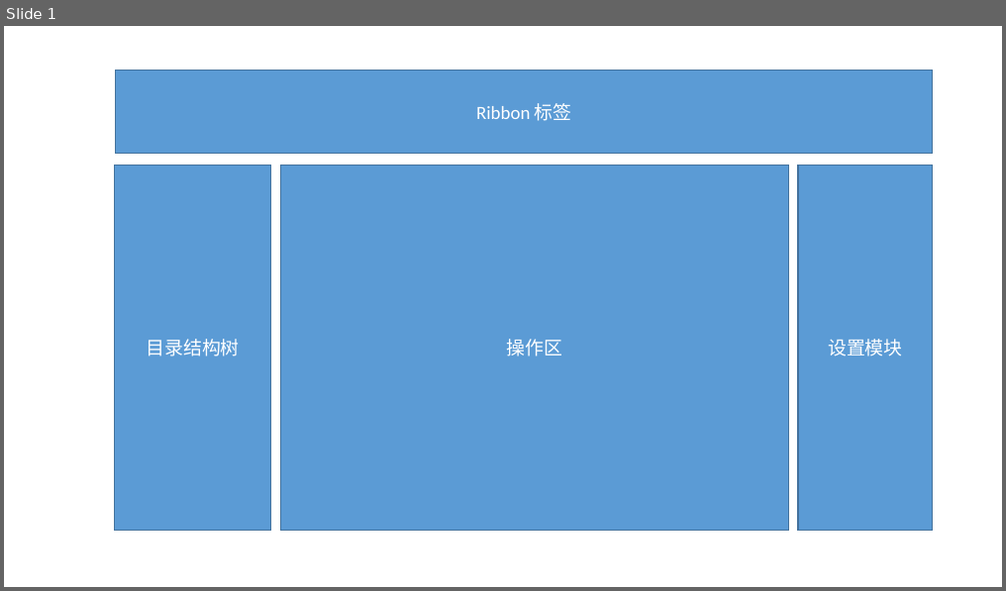
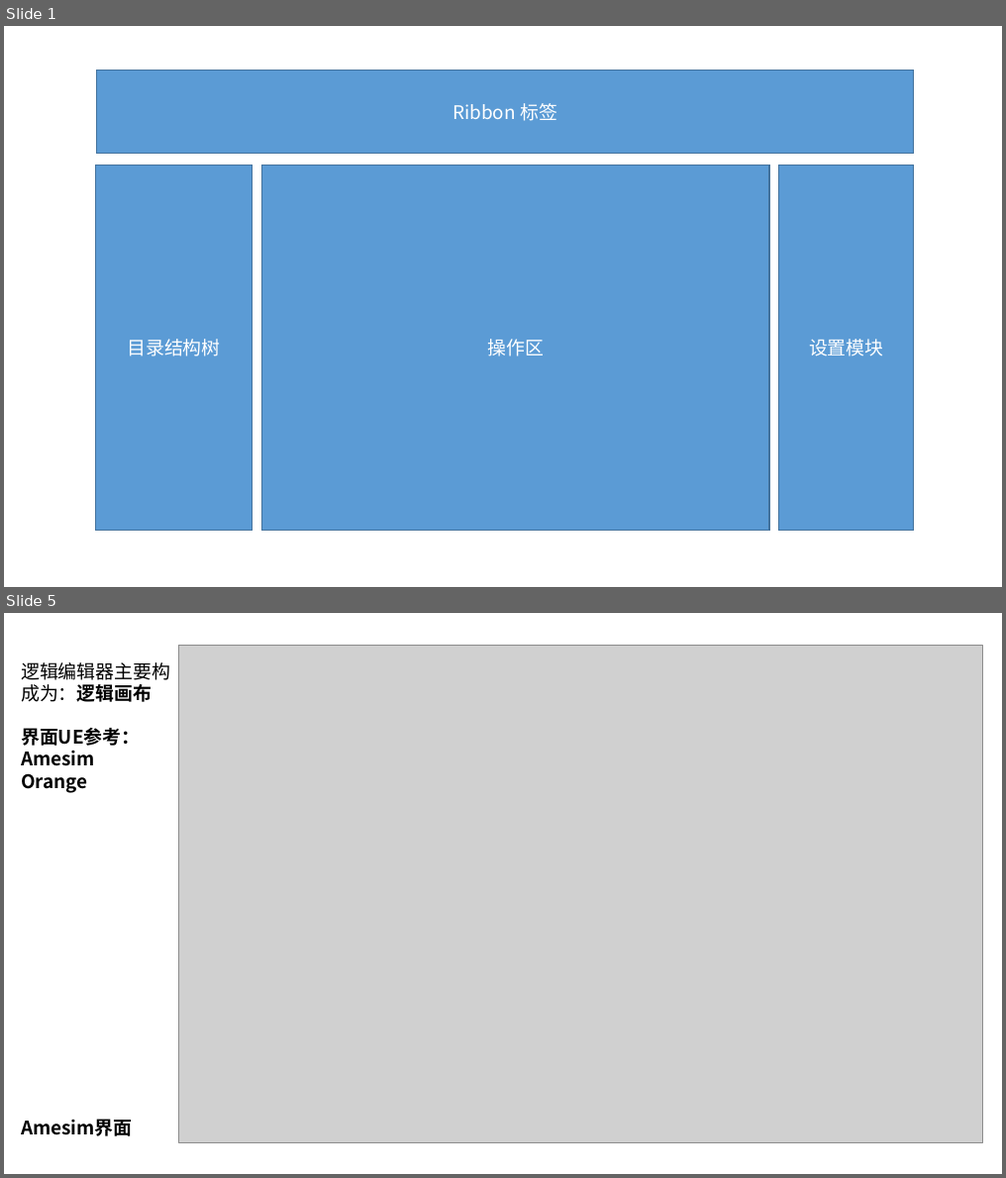
Before and after one commit to czyt1988/FastCAE-AppDesigner, a slide deck: doc/PPT/ue.pptx. Shown one above the other, each under a label of ours: slide 1 before the commit, slides 1 and 5 after it; the slides between them are not shown. The pictures are 1006x591 and 1006x1178 pixels, drawn with LibreOffice and Linux fonts; fonts in the diff are those of the drawing; grey boxes stand for pictures. Boxes give left, top, right and bottom in pixels: in the first picture for what was removed or moved away, otherwise in the second. Text is boxed around its words. In the diff, an @@ line names an element or a change of style, - is before the commit and + after.

```diff
--- a/doc/PPT/ue.pptx
+++ b/doc/PPT/ue.pptx
@@ slide 5 added at (4,613,1002,1174), background #FFFFFF @@
@@ text added at (21,663,170,702), 18 pt, text #000000 @@
+逻辑编辑器主要构成为：逻辑画布
@@ picture added at (179,645,982,1143) @@
@@ text added at (21,728,140,793), 18 pt, text #000000, bold @@
+界面UE参考：
+Amesim
+Orange
@@ text added at (21,1119,132,1137), 18 pt, text #000000, bold @@
+Amesim界面
@@ slide 1 changed as well @@
@@ 4 rectangles: place and size @@
-4 rectangles at (115,71,933,531)
+4 rectangles at (96,71,915,531)
@@ font Calibri to Noto Sans CJK SC in 4 elements at (97,71,914,153), (261,166,769,531), (96,166,252,531), (779,166,915,531) @@
```
Also in this commit, not shown: 1 other slide changed, 8 other slides added.
